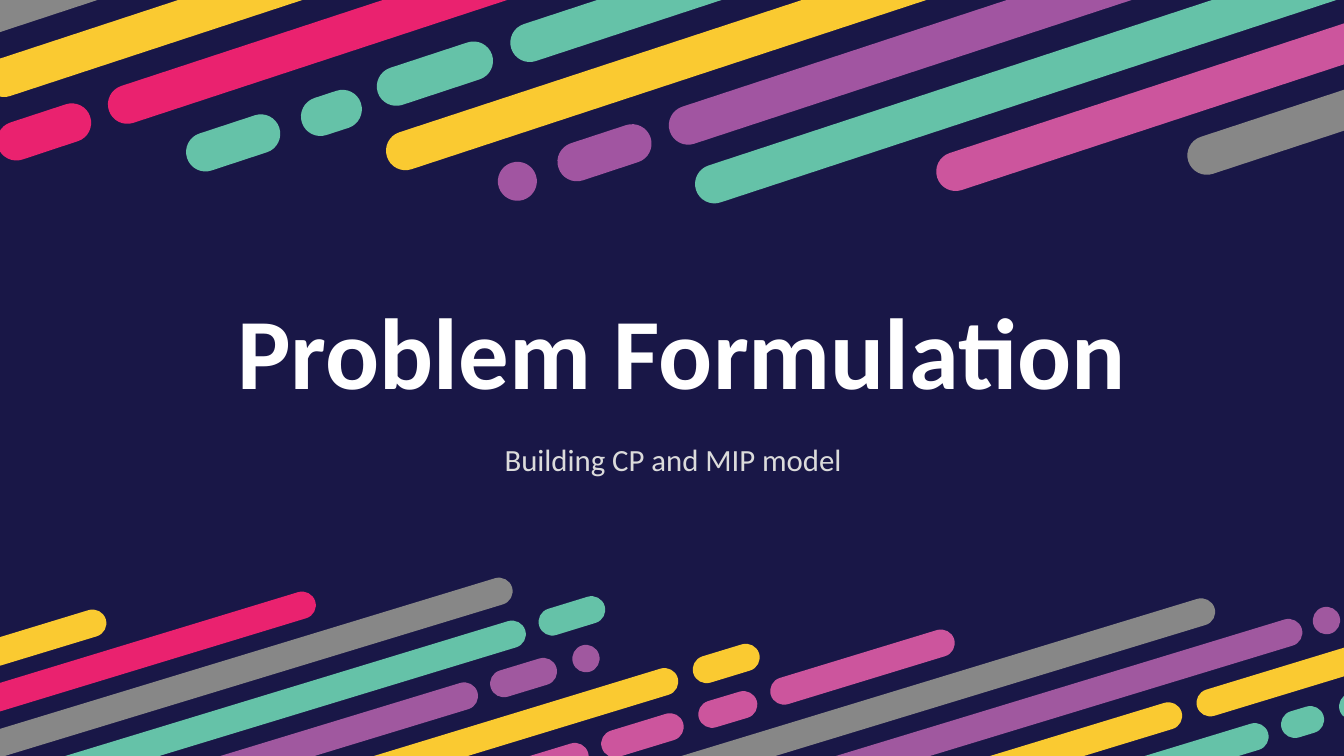
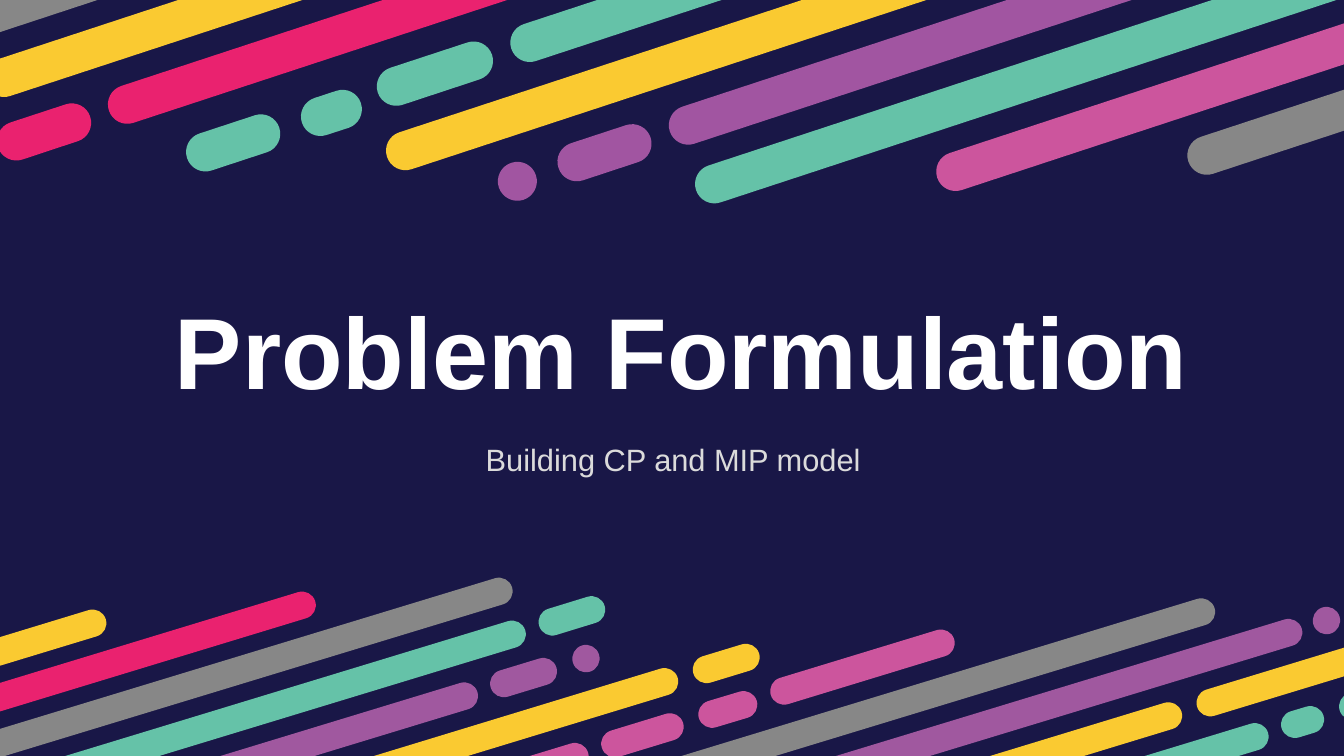
Before and after one commit to htnminh/optimization-project, a slide deck: slide 23 of presentation/General 2D Bin Packing Problem.pptx. Drawn at 1344x756 pixels with LibreOffice and Linux fonts; fonts in the diff are those of the drawing. Boxes give left, top, right and bottom in pixels: in the first picture for what was removed or moved away, otherwise in the second. Text is boxed around its words. In the diff, an @@ line names an element or a change of style, - is before the commit and + after.

```diff
--- a/presentation/General 2D Bin Packing Problem.pptx
+++ b/presentation/General 2D Bin Packing Problem.pptx
@@ text "Problem Formulation" at <box>175,316,1188,390</box>: font Calibri to Arial @@
@@ text "Building CP and MIP model" at <box>486,448,861,477</box>: font Calibri to Arial @@
```
Also in this commit, not shown: 13 other slides changed, 5 slides added, 19 other files.
